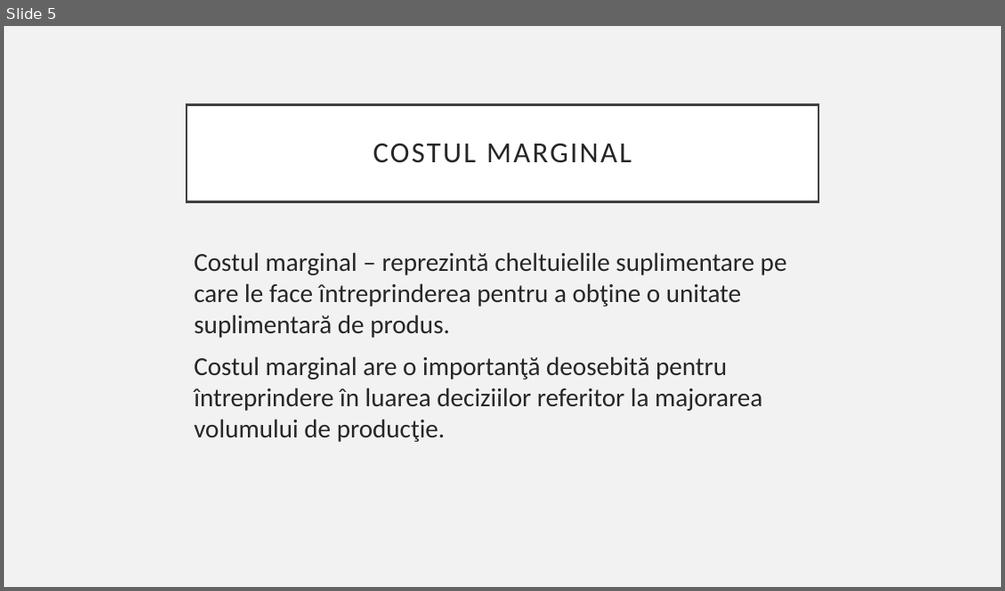
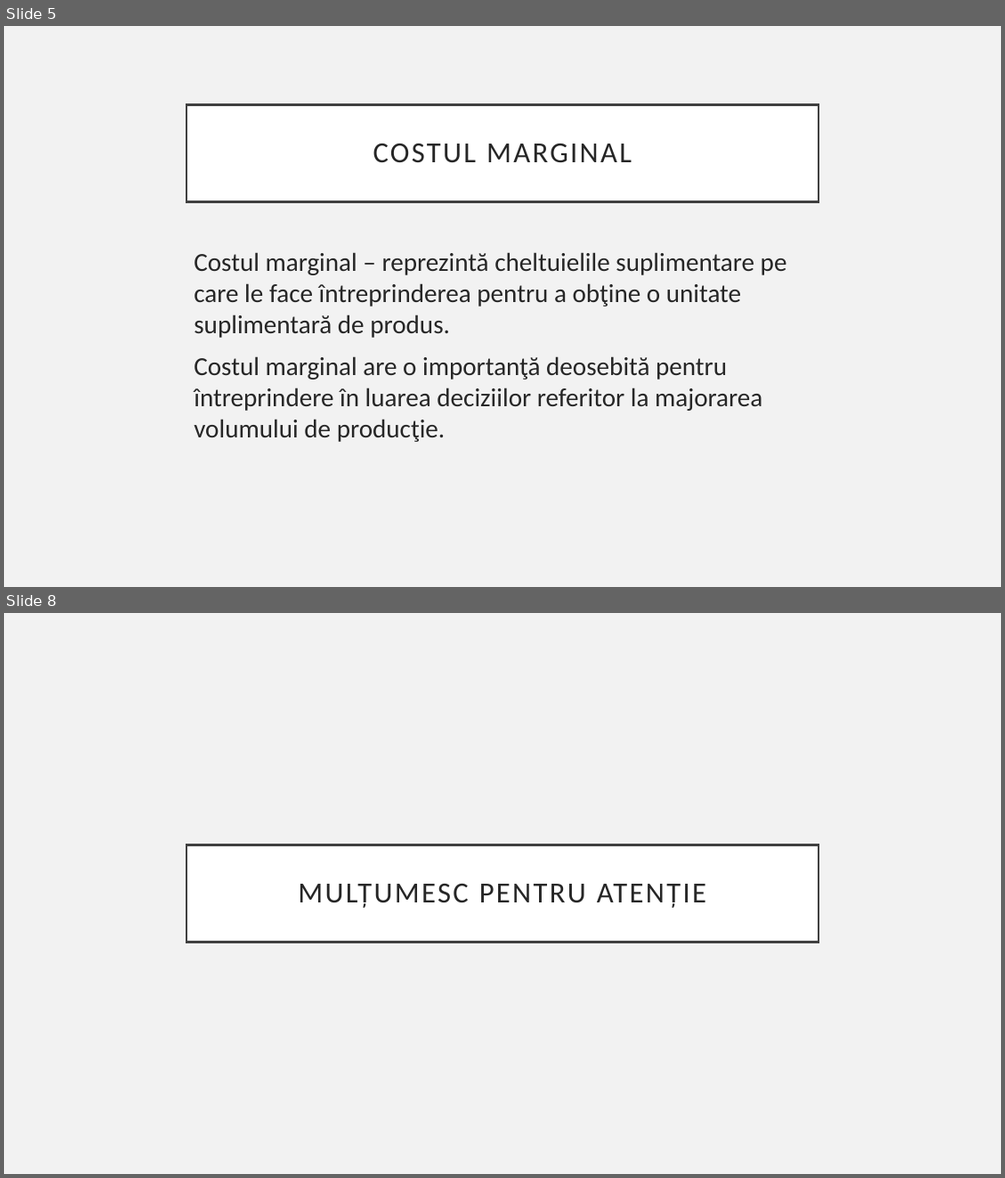
Before and after one commit to Catalinhimself/UTM, a slide deck: FER/componenta preturilor/componenta costurilor.pptx. Shown one above the other, each under a label of ours: slide 5 before the commit, slides 5 and 8 after it; the slides between them are not shown. The pictures are 1005x591 and 1005x1178 pixels, drawn with LibreOffice and Linux fonts; fonts in the diff are those of the drawing. Boxes give left, top, right and bottom in pixels: in the first picture for what was removed or moved away, otherwise in the second. Text is boxed around its words. In the diff, an @@ line names an element or a change of style, - is before the commit and + after.

```diff
--- a/FER/componenta preturilor/componenta costurilor.pptx
+++ b/FER/componenta preturilor/componenta costurilor.pptx
@@ slide 8 added at (4,613,1001,1174), background #F2F2F2 @@
@@ title added at (186,844,818,942), fill #FFFFFF, outline #404040 2.5 pt, 28 pt, text #262626 @@
+MULȚUMESC PENTRU ATENȚIE
```
Also in this commit, not shown: 2 slides changed, 2 other slides added, 1 slide removed, 1 other file.
